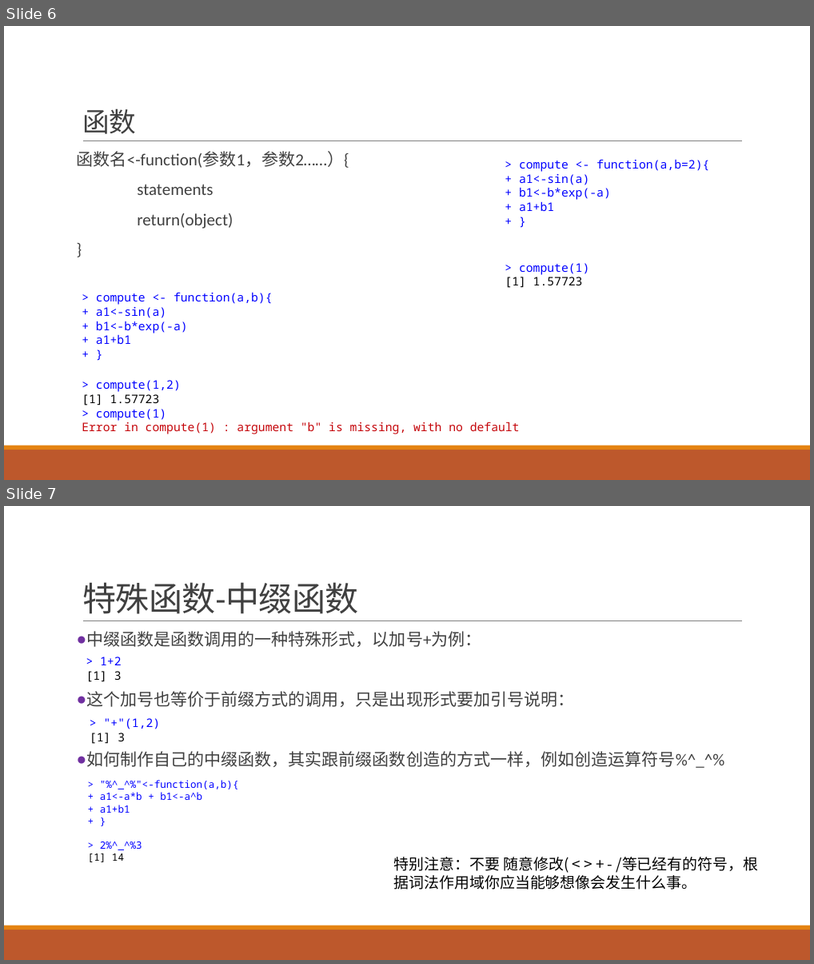
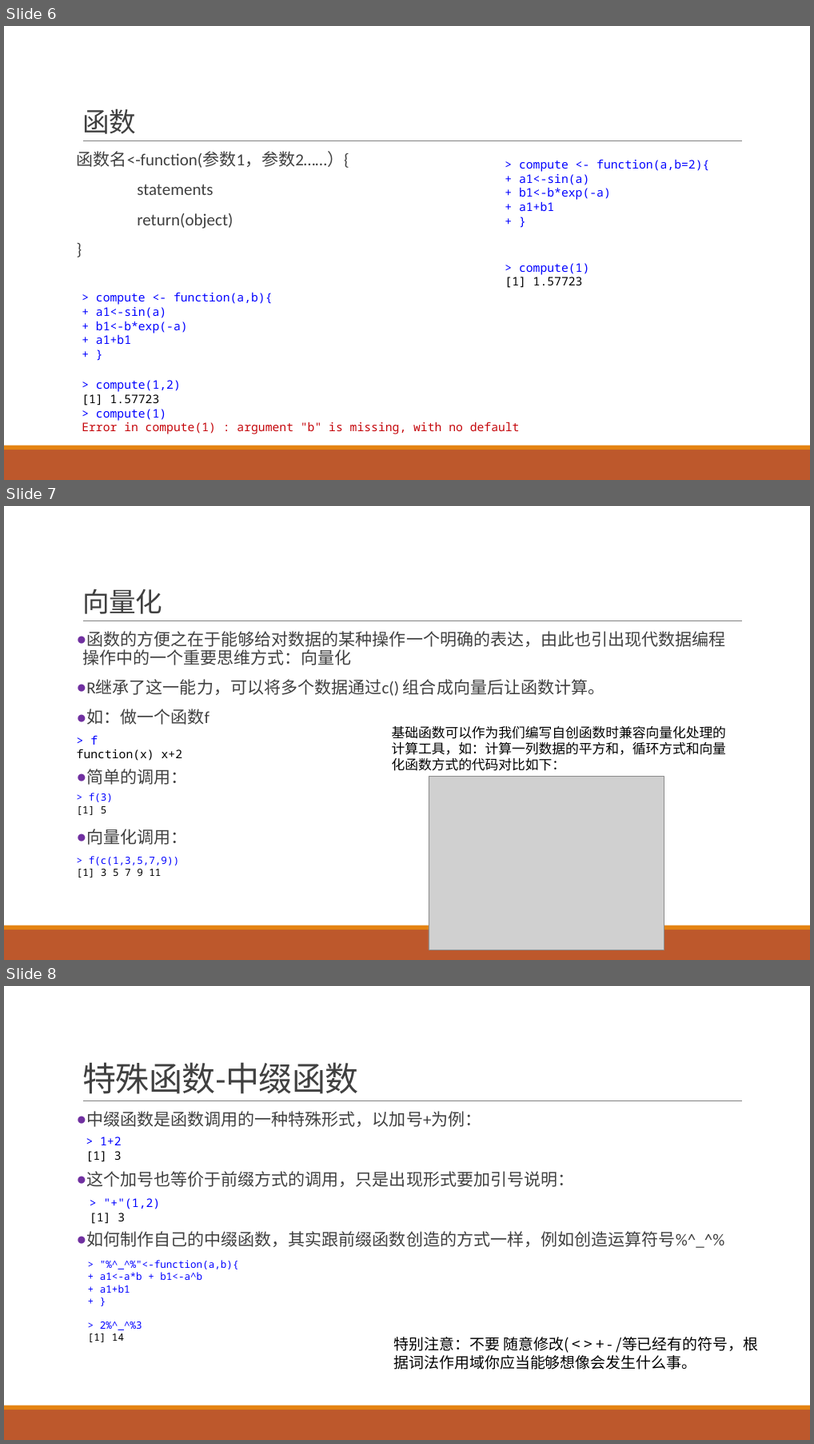
Before and after one commit to exoplanetX/DataAnalytics, a slide deck: 实验-6-函数式编程.pptx. Shown one above the other, each under a label of ours: slides 6 and 7 before the commit, slides 6, 7 and 8 after it. The pictures are 814x964 and 814x1444 pixels, drawn with LibreOffice and Linux fonts; fonts in the diff are those of the drawing; grey boxes stand for pictures. Boxes give left, top, right and bottom in pixels: in the first picture for what was removed or moved away, otherwise in the second. Text is boxed around its words. In the diff, an @@ line names an element or a change of style, - is before the commit and + after.

```diff
--- a/实验-6-函数式编程.pptx
+++ b/实验-6-函数式编程.pptx
@@ slide 7 added at bbox=[4, 506, 810, 960], background #FFFFFF; not listed: 3 template elements that a slide beside it also shows @@
@@ title added at bbox=[82, 589, 162, 614], 32 pt, text #404040 @@
+向量化
@@ text added at bbox=[82, 631, 726, 844], 20 pt, text #404040 @@
+● 函数的方便之在于能够给对数据的某种操作一个明确的表达，由此也引出现代数据编程操作中的一个重要思维方式：向量化
+● R继承了这一能力，可以将多个数据通过c() 组合成向量后让函数计算。
+● 如：做一个函数f
+● 简单的调用：
+● 向量化调用：
@@ text added at bbox=[77, 735, 182, 760], 14 pt, text #000000 @@
+> f
+function(x) x+2
@@ text added at bbox=[392, 726, 726, 771], 16 pt, text #000000 @@
+基础函数可以作为我们编写自创函数时兼容向量化处理的计算工具，如：计算一列数据的平方和，循环方式和向量化函数方式的代码对比如下：
@@ text added at bbox=[77, 792, 113, 815], 12 pt, text #0000FF @@
+> f(3)
+[1] 5
@@ picture added at bbox=[429, 776, 664, 949] @@
@@ text added at bbox=[77, 856, 179, 877], 12 pt, text #0000FF @@
+> f(c(1,3,5,7,9))
+[1] 3 5 7 9 11
@@ what was slide 7 is now slide 8 @@
```
Also in this commit, not shown: 3 slides changed, 3 other slides added, 1 slide removed, 2 other files.
